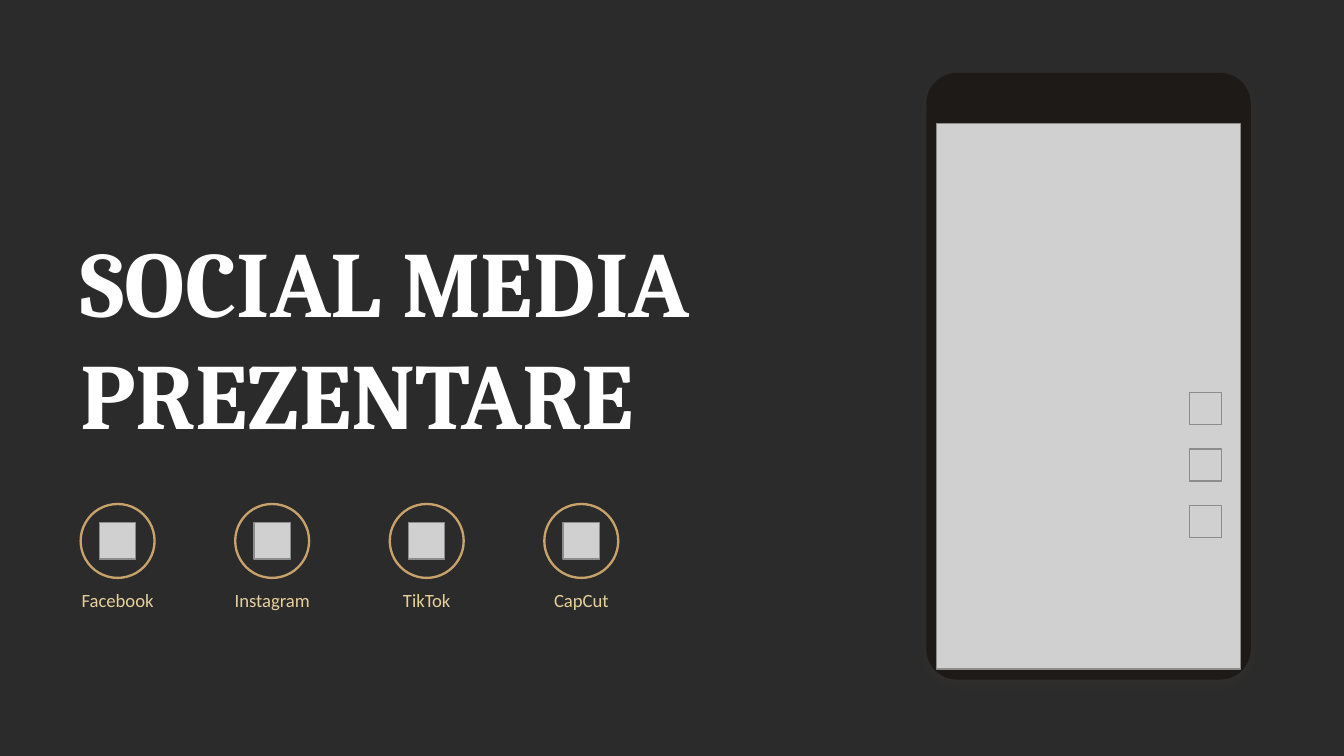
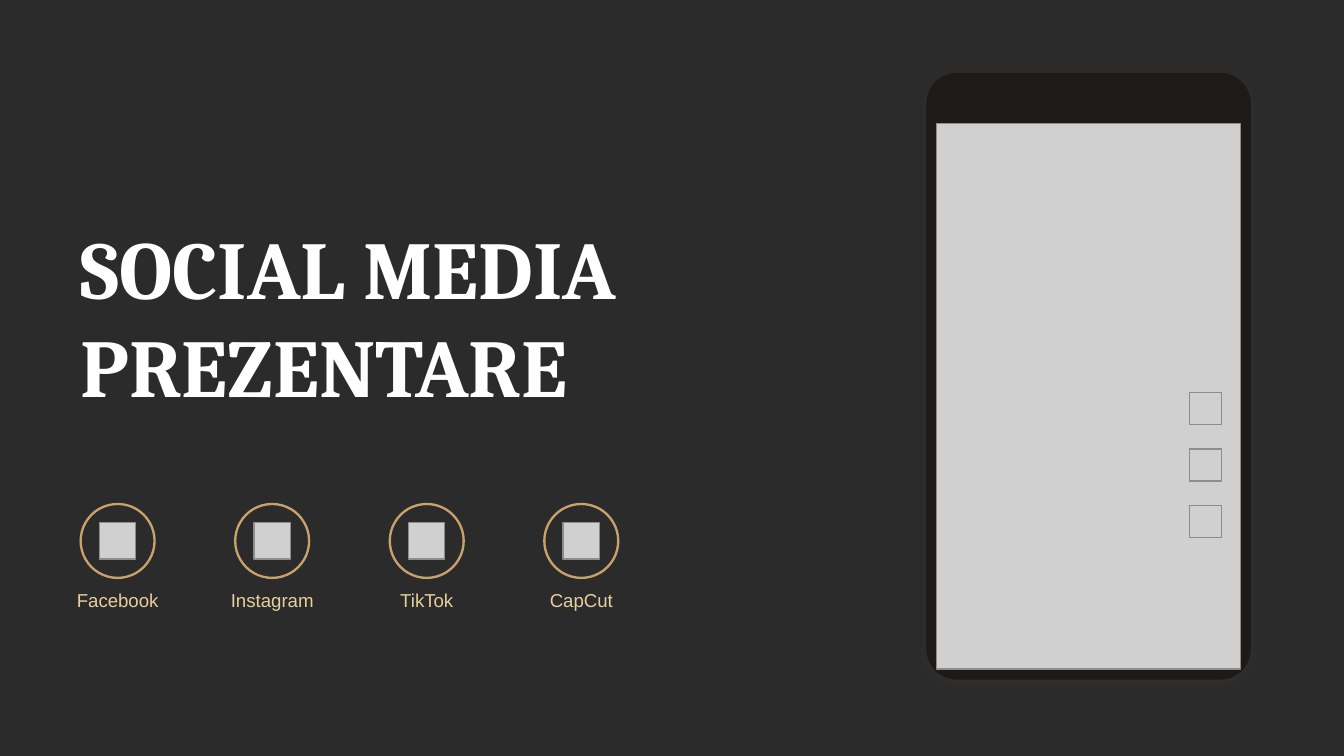
Before and after one commit to dianaavram2014/Blonde-ambition, a slide deck: slide 1 of SOCIAL_MEDIA_PREZENTARE.pptx. Drawn at 1344x756 pixels with LibreOffice and Linux fonts; fonts in the diff are those of the drawing; grey boxes stand for pictures; background and template pictures are left out; a plain dark background stands for a picture behind light text. Boxes give left, top, right and bottom in pixels: in the first picture for what was removed or moved away, otherwise in the second. Text is boxed around its words. In the diff, an @@ line names an element or a change of style, - is before the commit and + after.

```diff
--- a/SOCIAL_MEDIA_PREZENTARE.pptx
+++ b/SOCIAL_MEDIA_PREZENTARE.pptx
@@ title "SOCIAL MEDIA PREZENTARE": place and size @@
-title "SOCIAL MEDIA PREZENTARE" at [81, 253, 689, 429]
+title "SOCIAL MEDIA PREZENTARE" at [81, 243, 616, 397]
@@ title "SOCIAL MEDIA PREZENTARE" at [81, 243, 616, 397]: size 50 to 44 pt @@
@@ font Calibri to Arial in 4 elements at [77, 593, 159, 607], [231, 594, 314, 611], [400, 593, 453, 607], [550, 594, 613, 611] @@
```
Also in this commit, not shown: 19 other slides changed, 1 other file.
